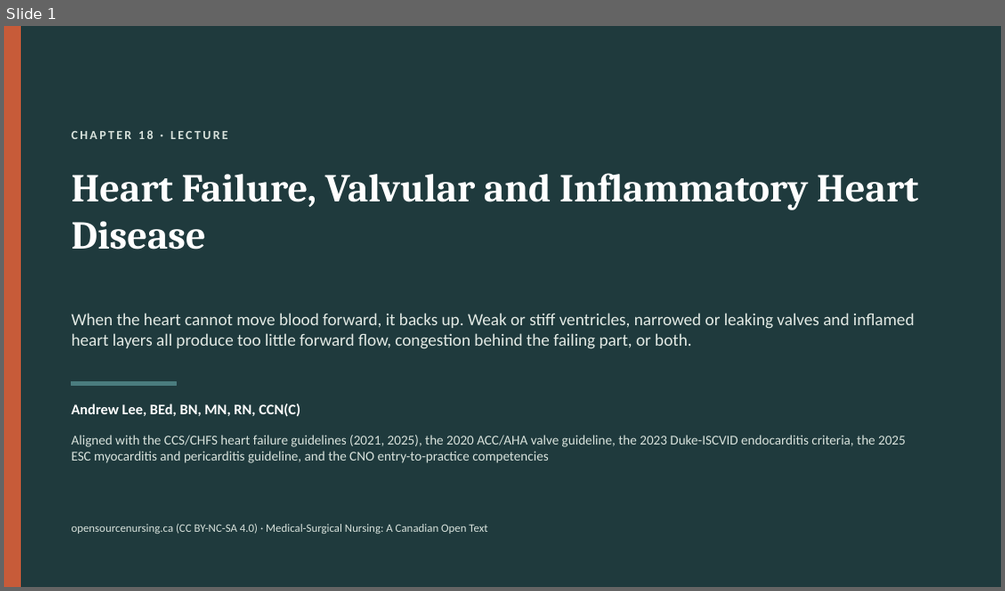
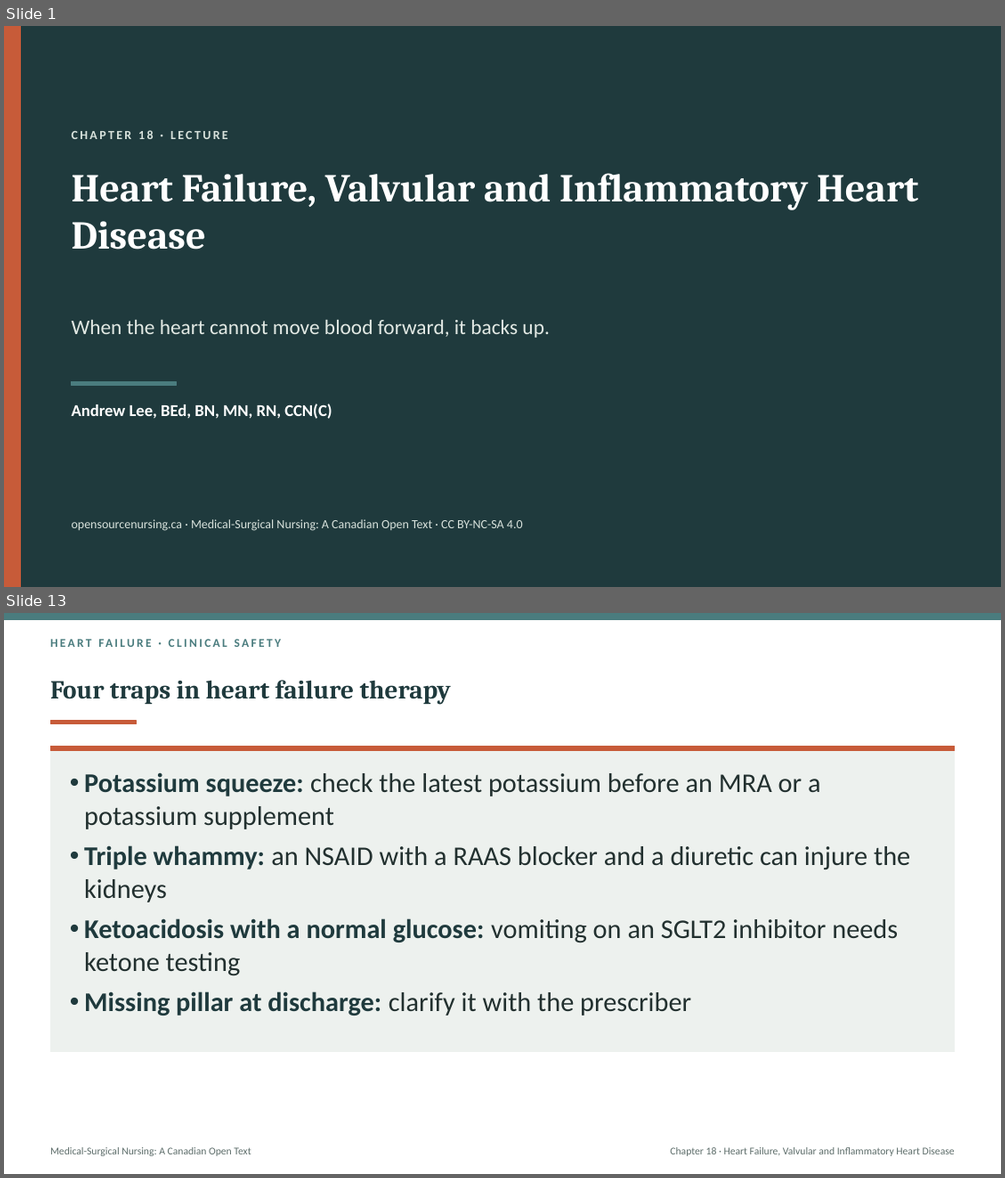
Before and after one commit to andrewleenl/opensourcenursing, a slide deck: Ch18_Heart_Failure_Valvular_and_Inflammatory_Heart_Disease_Lecture_Presentation.pptx. Shown one above the other, each under a label of ours: slide 1 before the commit, slides 1 and 13 after it; the slides between them are not shown. The pictures are 1005x591 and 1005x1178 pixels, drawn with LibreOffice and Linux fonts; fonts in the diff are those of the drawing. Boxes give left, top, right and bottom in pixels: in the first picture for what was removed or moved away, otherwise in the second. Text is boxed around its words. In the diff, an @@ line names an element or a change of style, - is before the commit and + after.

```diff
--- a/Ch18_Heart_Failure_Valvular_and_Inflammatory_Heart_Disease_Lecture_Presentation.pptx
+++ b/Ch18_Heart_Failure_Valvular_and_Inflammatory_Heart_Disease_Lecture_Presentation.pptx
@@ slide 13 added at bbox=[4, 613, 1001, 1174], background #FFFFFF @@
@@ rectangle added at bbox=[4, 613, 1001, 620], fill #4A7C7E, outline #4A7C7E 1 pt @@
@@ text added at bbox=[50, 635, 955, 657], 11.5 pt, text #4A7C7E, bold @@
+HEART FAILURE · CLINICAL SAFETY
@@ title added at bbox=[50, 680, 451, 705], 25 pt, text #1F3A3D, bold @@
+Four traps in heart failure therapy
@@ rectangle added at bbox=[50, 721, 137, 723], fill #C75B39, outline #C75B39 1 pt @@
@@ rectangle added at bbox=[50, 747, 955, 1052], fill #EDF1EE, outline #EDF1EE 1 pt @@
@@ rectangle added at bbox=[50, 747, 955, 751], fill #C75B39, outline #C75B39 1 pt @@
@@ text added at bbox=[84, 772, 910, 1015], 26 pt, text #22302F @@
+• Potassium squeeze: check the latest potassium before an MRA or a potassium supplement
+• Triple whammy: an NSAID with a RAAS blocker and a diuretic can injure the kidneys
+• Ketoacidosis with a normal glucose: vomiting on an SGLT2 inhibitor needs ketone testing
+• Missing pillar at discharge: clarify it with the prescriber
@@ text added at bbox=[50, 1147, 251, 1156], 10 pt, text #5E6E6B @@
+Medical-Surgical Nursing: A Canadian Open Text
@@ text added at bbox=[670, 1147, 955, 1156], 10 pt, text #5E6E6B @@
+Chapter 18 · Heart Failure, Valvular and Inflammatory Heart Disease
@@ slide 1 changed as well @@
@@ text at bbox=[72, 320, 549, 338]: text changed; size 16.5 to 20 pt @@
-When the heart cannot move blood forward, it backs up. Weak or stiff ventricles, narrowed or leaking valves and inflamed heart layers all produce too little forward flow, congestion behind the failing part, or both.
+When the heart cannot move blood forward, it backs up.
@@ text "Andrew Lee, BEd, BN, MN, ..." at bbox=[72, 403, 332, 418]: size 14 to 16 pt @@
@@ text removed at bbox=[72, 435, 906, 463] @@
-Aligned with the CCS/CHFS heart failure guidelines (2021, 2025), the 2020 ACC/AHA valve guideline, the 2023 Duke-ISCVID endocarditis criteria, the 2025 ESC myocarditis and pericarditis guideline, and the CNO entry-to-practice competencies
@@ text at bbox=[72, 519, 523, 531]: text changed; size 11 to 12 pt @@
-opensourcenursing.ca (CC BY-NC-SA 4.0) · Medical-Surgical Nursing: A Canadian Open Text
+opensourcenursing.ca · Medical-Surgical Nursing: A Canadian Open Text · CC BY-NC-SA 4.0
```
Also in this commit, not shown: 5 other slides changed, 37 other slides added, 44 slides removed, 1 other file.
